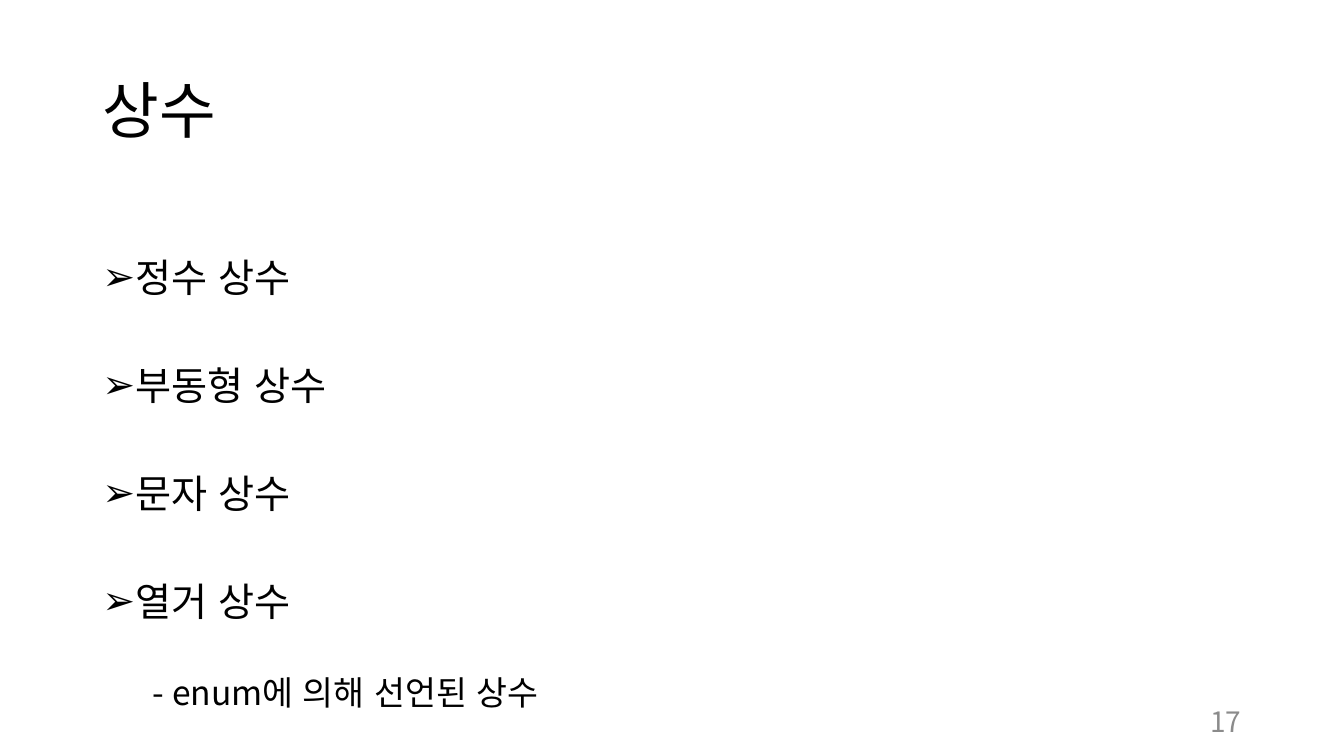
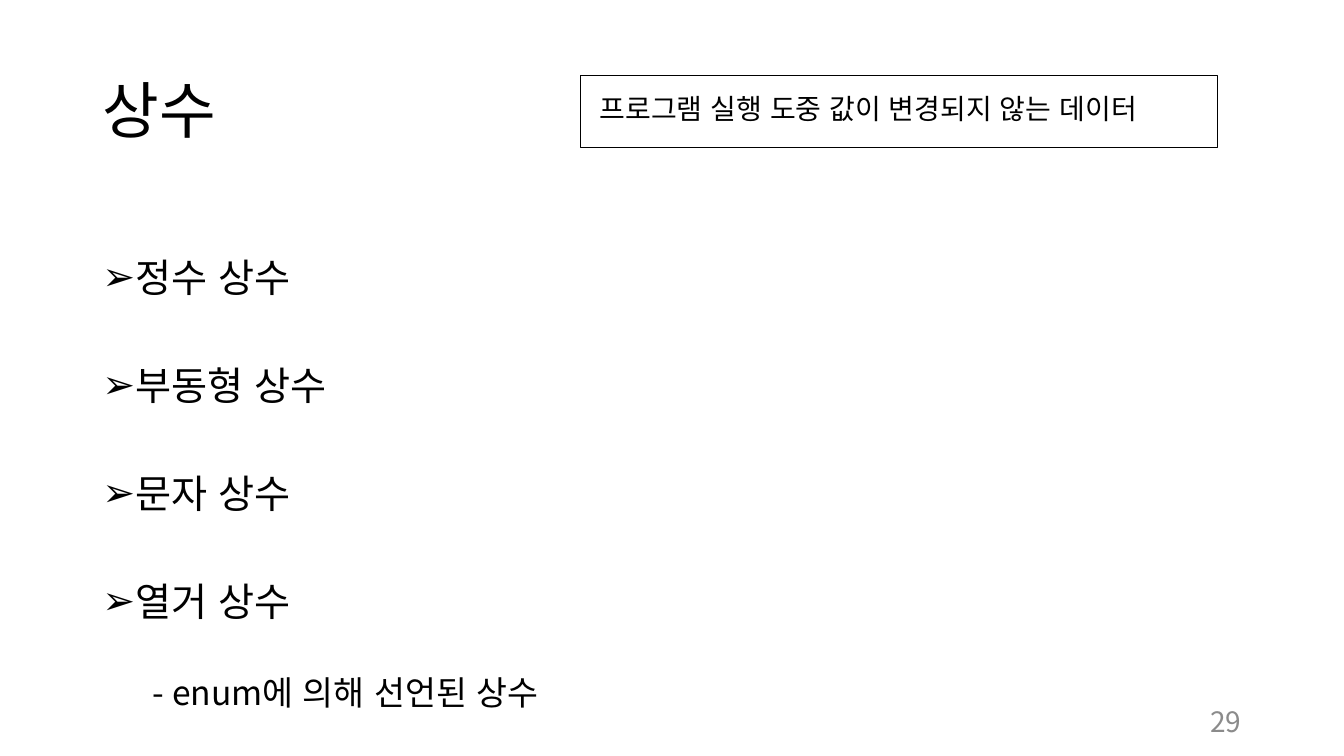
Before and after one commit to chohanjoo/C_Study, a slide deck: slide 29 of c언어 교제 1.pptx (slide 17 before the commit). Drawn at 1344x756 pixels with LibreOffice and Linux fonts; fonts in the diff are those of the drawing. Boxes give left, top, right and bottom in pixels: in the first picture for what was removed or moved away, otherwise in the second. Text is boxed around its words. In the diff, an @@ line names an element or a change of style, - is before the commit and + after.

```diff
--- a/c언어 교제 1.pptx
+++ b/c언어 교제 1.pptx
@@ rectangle added at [581, 76, 1218, 147], outline #000000 0.75 pt @@
@@ text added at [600, 95, 1136, 122], 20 pt, text #000000 @@
+프로그램 실행 도중 값이 변경되지 않는 데이터
@@ page number at [1210, 711, 1241, 732]: text changed @@
-17
+29
```
Also in this commit, not shown: 10 other slides changed, 10 slides added, 6 other files.
